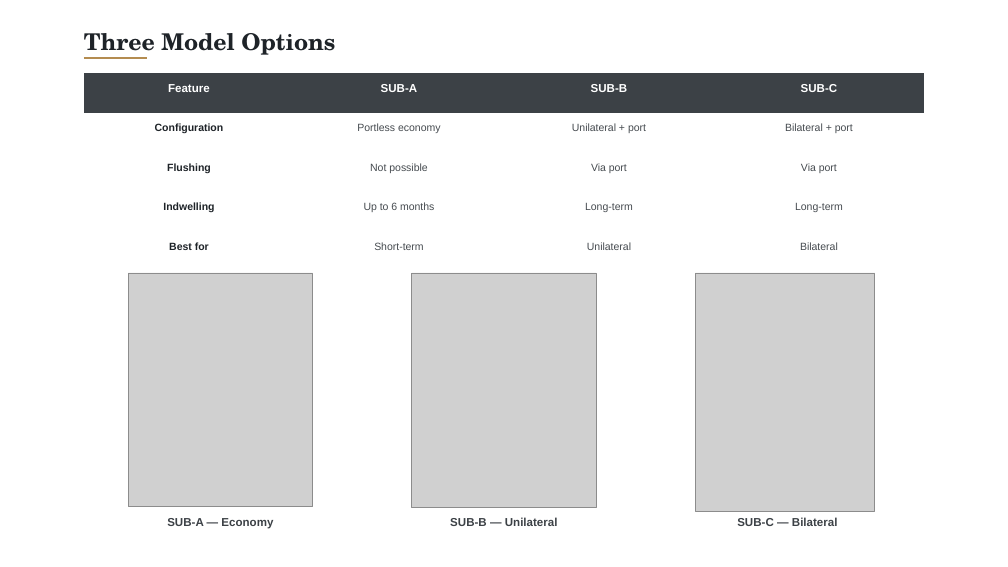
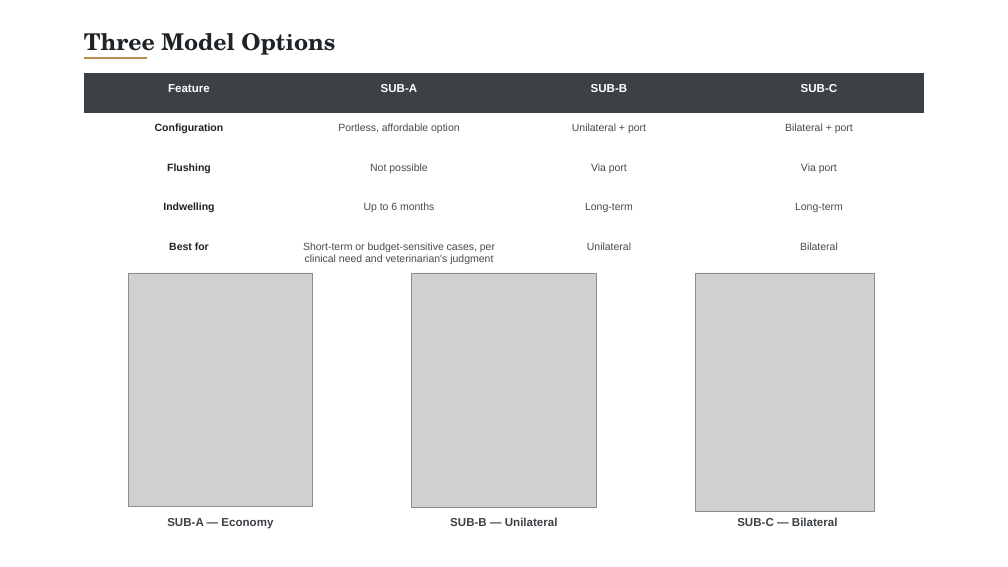
Before and after one commit to pikrosart-jpg/Material, a slide deck: slide 4 of Feline_SUB_System_Introduction_v72.pptx. Drawn at 1008x567 pixels with LibreOffice and Linux fonts; fonts in the diff are those of the drawing; grey boxes stand for pictures. Boxes give left, top, right and bottom in pixels: in the first picture for what was removed or moved away, otherwise in the second. Text is boxed around its words. In the diff, an @@ line names an element or a change of style, - is before the commit and + after.

```diff
--- a/Feline_SUB_System_Introduction_v72.pptx
+++ b/Feline_SUB_System_Introduction_v72.pptx
@@ table at <box>84,73,925,273</box> @@
-row 2, column 2: Portless economy
+row 2, column 2: Portless, affordable option
-row 5, column 2: Short-term
+row 5, column 2: Short-term or budget-sensitive cases, per clinical need and veterinarian's judgment
```
Also in this commit, not shown: 3 other slides changed.
